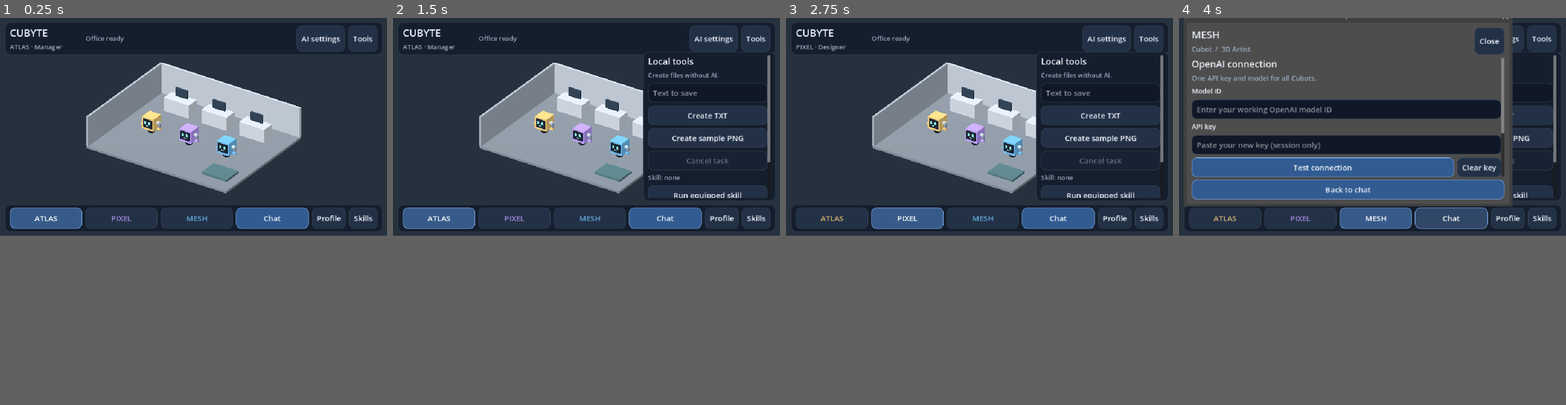
Above: before the commit, frames 1-4 (left to right).
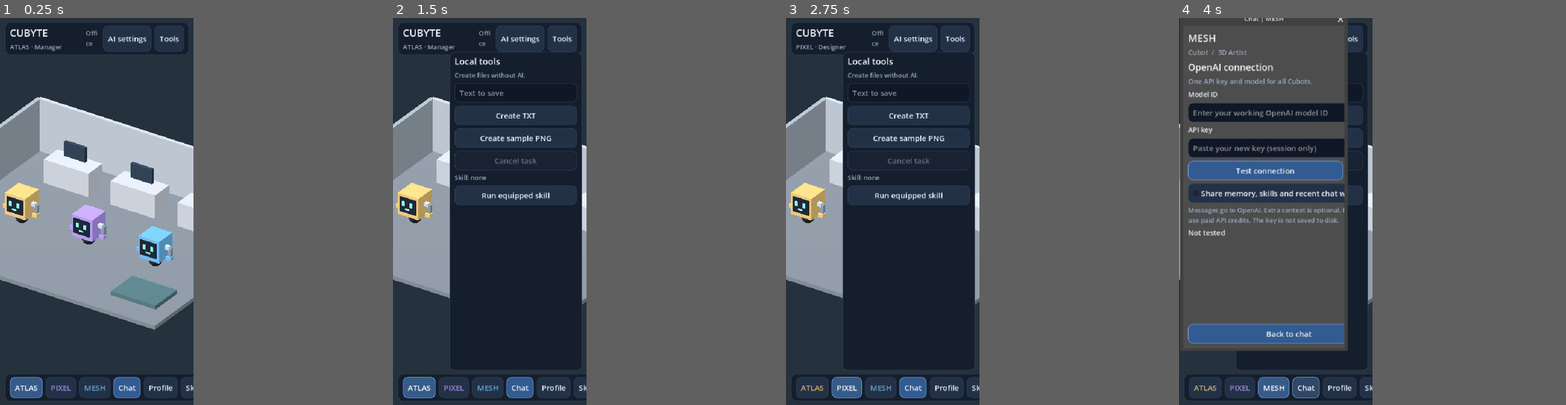
Above: after the commit, the same moments.

Repository: joparoxxx/VOXHAVEN
Game: Godot game, scene res://scenes/office.tscn
Same seed, same stepped clock (60 frames per second), same inputs: the game is played once before the commit and once after it.
Inputs:
- Up to frame 1 (0.25 s): no input
- Up to frame 2 (1.5 s): click "Tools" at 0.5 s; click "ATLAS" at 1.25 s
- Up to frame 3 (2.75 s): click "PIXEL" at 2 s
- Up to frame 4 (4 s): click "MESH" at 2.75 s; click "Chat" at 3.5 s
In our replay, the window is 800x450 before the commit and 400x800 after it. These sizes can differ from the game's own. Grey fills any space a smaller window leaves; there, only what the larger window draws over its background counts as a difference.

The runs differ from the first frame. In frame 1, 37% of the frame differs, in the area x 0-99%, y 1-99%; in frame 2, 32%; in frame 3, 32%; in frame 4, 43%, in the area x 0-100%, y 0-100%.

Commit message:
feat(android): portrait-first expandable mobile viewport [skip ci]

Diff:
--- a/game/project.godot
+++ b/game/project.godot
@@ -6,10 +6,11 @@
 config/features=PackedStringArray("4.4", "GL Compatibility")
 
 [display]
-window/size/viewport_width=960
-window/size/viewport_height=540
+window/size/viewport_width=480
+window/size/viewport_height=960
 window/stretch/mode="canvas_items"
-window/handheld/orientation=0
+window/stretch/aspect="expand"
+window/handheld/orientation=1
 
 [rendering]
 textures/vram_compression/import_etc2_astc=true
